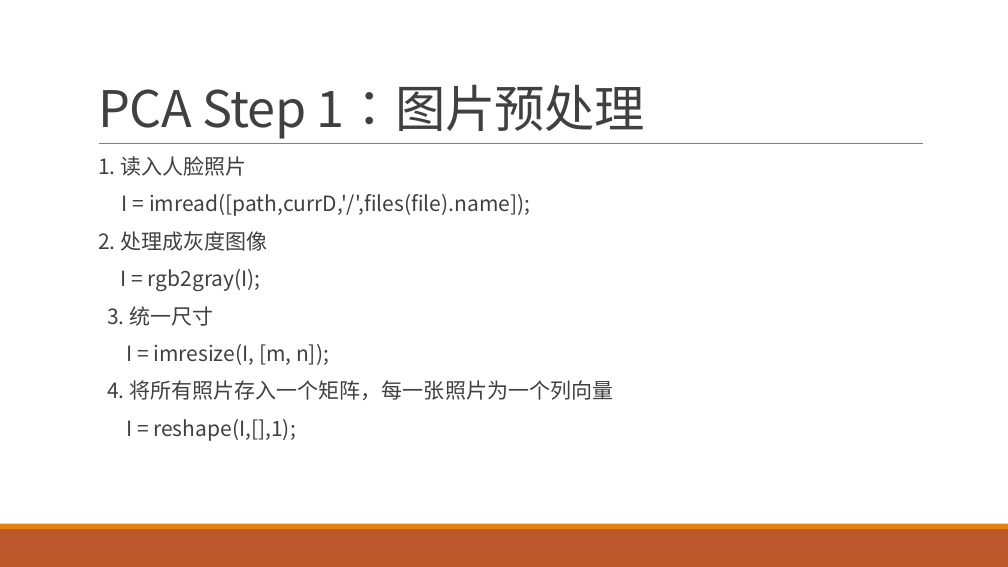
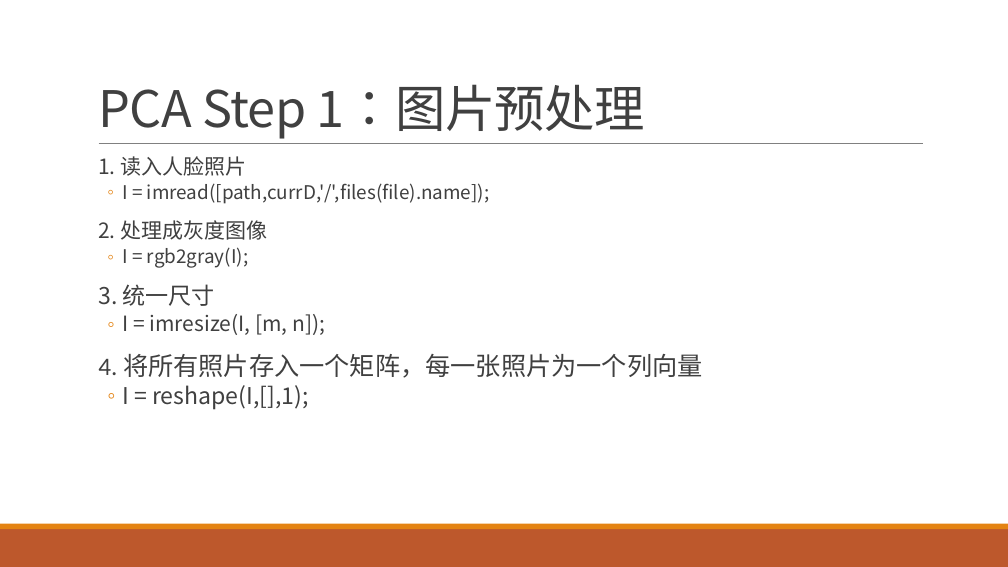
Before and after one commit to Enting-Chen/PCA_KNN, a slide deck: slide 4 of pca.pptx. Drawn at 1008x567 pixels with LibreOffice and Linux fonts; fonts in the diff are those of the drawing. Boxes give left, top, right and bottom in pixels: in the first picture for what was removed or moved away, otherwise in the second. Text is boxed around its words. In the diff, an @@ line names an element or a change of style, - is before the commit and + after.

```diff
--- a/pca.pptx
+++ b/pca.pptx
@@ text at [98, 183, 703, 410]: size 20 to 18 pt in "I = imread([path,currD,'/',files(file).name]);", "I = rgb2gray(I);"; size 20 to 22 pt in "3. 统一尺寸", "I = reshape(I,[],1);"; size 20 to 24 pt in "4. 将所有照片存入一个矩阵，每一张照片为一个列向量"; font Noto Sans CJK SC to Calibri in "4."; bullet   to ◦; list level 1 to 2 in "I = imread([path,currD,'/',files(file).name]);"; bullet none to ◦; less space between paragraphs; bullet none to  ; list level 2 to 1 in "3. 统一尺寸"; list level 2 to 1 in "4. 将所有照片存入一个矩阵，每一张照片为一个列向量" @@
```
Also in this commit, not shown: 8 other slides changed, 1 slide added.
